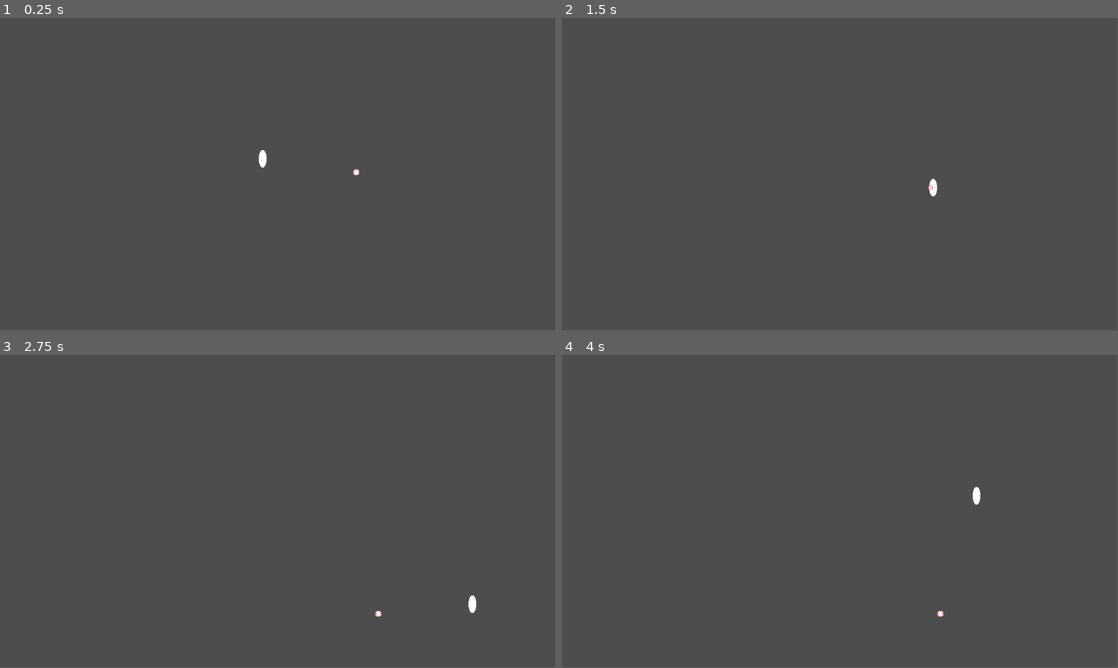
Above: before the commit, frames 1-4 (two rows, left to right).
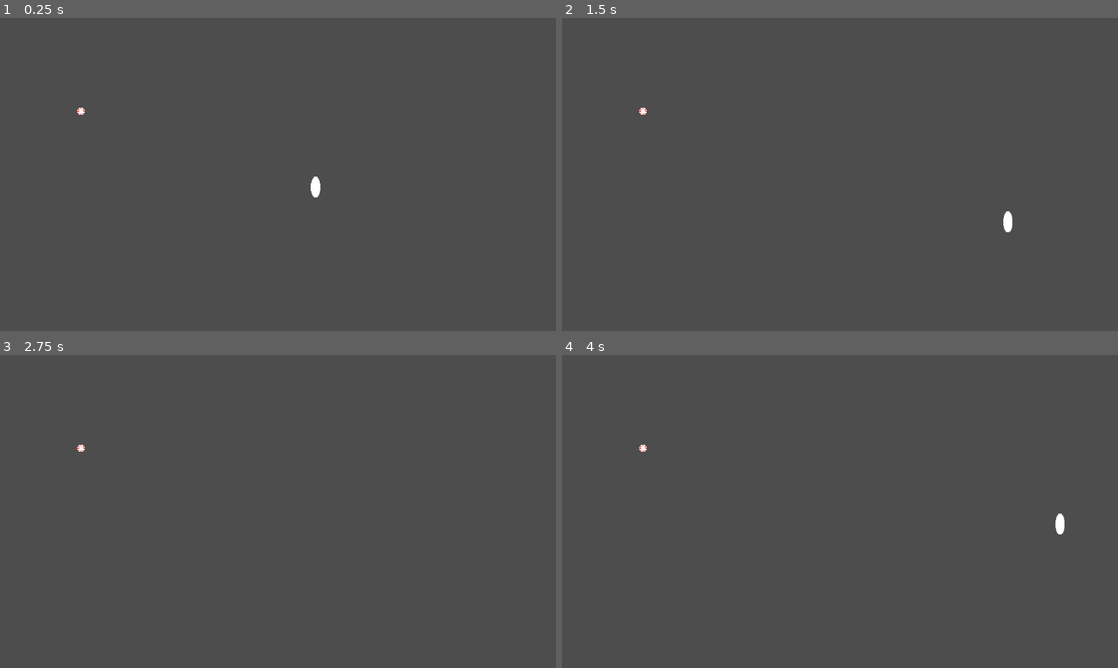
Above: after the commit, the same moments.

Repository: aryuserious/witch-in-training
Game: Godot game, scene res://scenes/level_1.tscn
The game is run twice, just before and just after one commit, with the same random seed, the same clock (stepped at 60 frames per second) and the same inputs.
Inputs:
- Up to frame 1 (0.25 s): no input
- Up to frame 2 (1.5 s): tap Enter at 0.5 s; hold D (right) 0.53-1.28 s; tap Q (drop) at 0.6 s; hold S (down) from 1.28 s (still down); tap E (pickup) at 1.35 s
- Up to frame 3 (2.75 s): release S (down) at 2.03 s; hold D (right) from 2.03 s (still down); tap Q (drop) at 2.1 s
- Up to frame 4 (4 s): release D (right) at 2.78 s; hold W (up) 2.78-3.53 s; tap E (pickup) at 2.85 s; hold A (left) from 3.53 s (still down); tap Q (drop) at 3.6 s
In our replay, the window is 799x449 before the commit and 800x450 after it. These sizes can differ from the game's own. Grey fills any space a smaller window leaves; there, only what the larger window draws over its background counts as a difference.

The runs differ from the first frame. In frame 1, 0.2% of the frame differs, in the area x 13-65%, y 28-58%; in frame 2, 0.2%; in frame 3, 0.1%; in frame 4, 0.2%.

Commit message:
change viewport width and height

Diff:
--- a/project.godot
+++ b/project.godot
@@ -14,6 +14,12 @@
 run/main_scene="res://scenes/level_1.tscn"
 config/features=PackedStringArray("4.2", "Forward Plus")
 config/icon="res://icon.svg"
+
+[display]
+
+window/size/viewport_width=960
+window/size/viewport_height=540
+window/stretch/mode="canvas_items"
 
 [dotnet]
 
--- a/scripts/ingredient.gd
+++ b/scripts/ingredient.gd
@@ -8,6 +8,6 @@
 
 func _ready():
     # RANDOM LOCATION #
-    var x = randi_range(0, 1152)
-    var y = randi_range(0, 648)
+    var x = randi_range(0, 960)
+    var y = randi_range(0, 540)
     position = Vector2(x, y)
